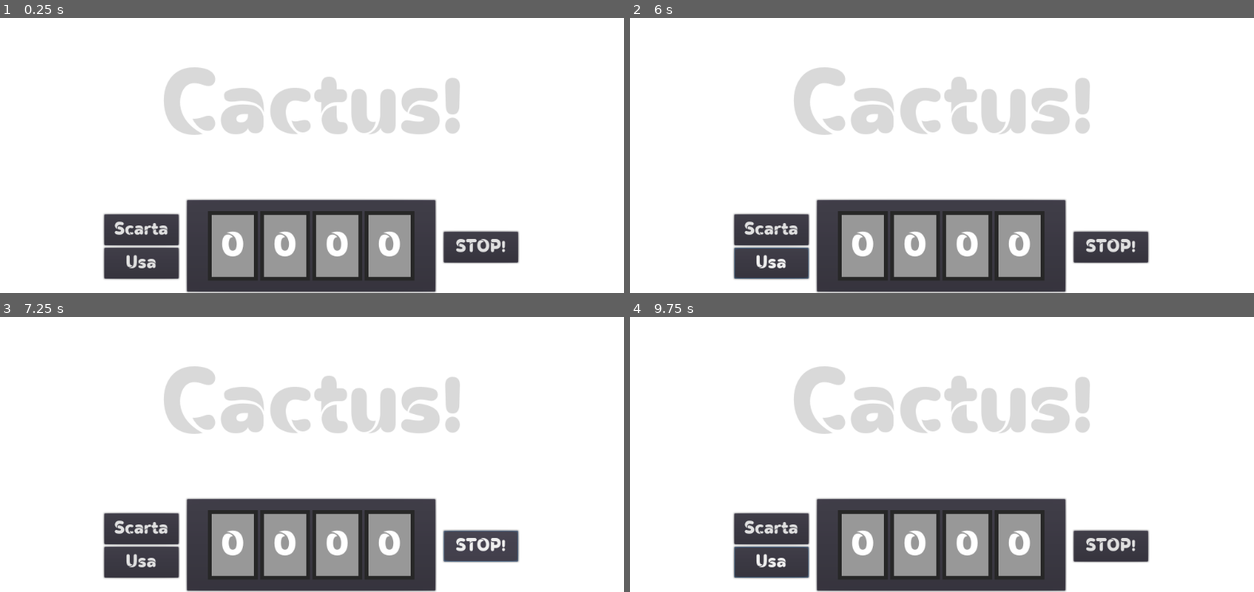
Above: before the commit, frames 1-4 (two rows, left to right).
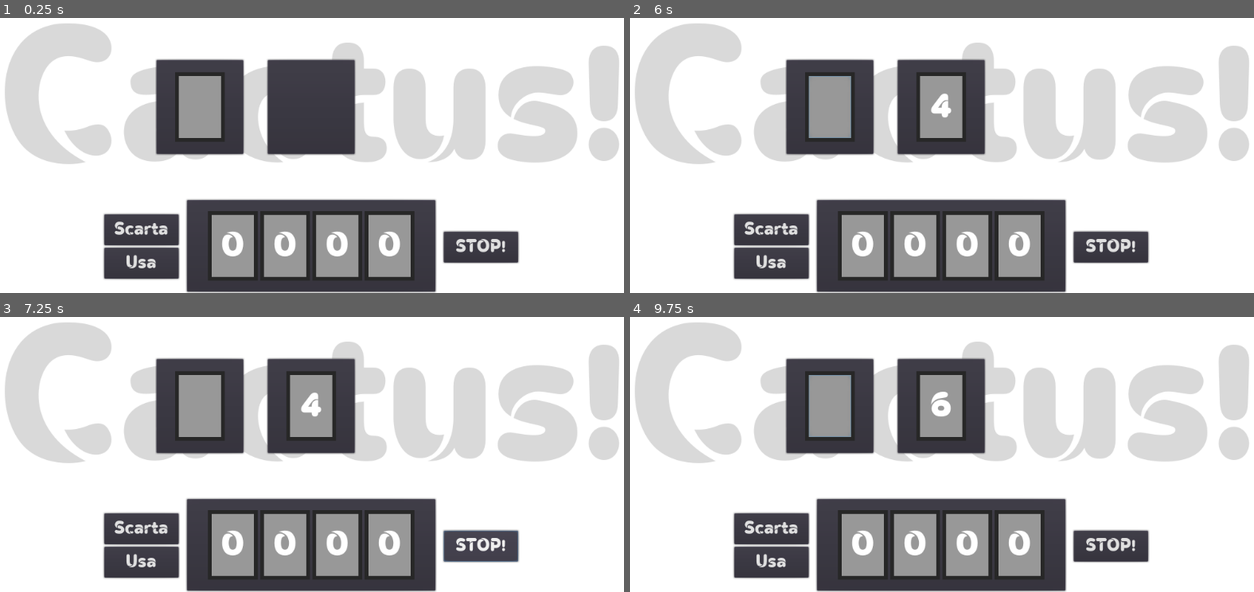
Above: after the commit, the same moments.

Repository: AndreaTerenz/Cactus
Game: Godot game, scene res://Main.tscn
Same seed, same stepped clock (60 frames per second), same inputs: the game is played once before the commit and once after it. The project has no main scene, so this scene is started directly.
Inputs (mouse positions are in pixels of both pictures, inside the frame that each line leads up to):
- Up to frame 1 (0.25 s): no input
- Up to frame 2 (6 s): click (829, 106) at 0.52 s; click "STOP!" at 1.25 s; click "Scarta" at 2 s; click "Usa" at 2.75 s; click "STOP!" at 3.5 s; click "Scarta" at 4.25 s; click "Usa" at 5 s; click (829, 106) at 5.77 s
- Up to frame 3 (7.25 s): click "STOP!" at 6.5 s
- Up to frame 4 (9.75 s): click "Scarta" at 7.25 s; click "Usa" at 8 s; click (829, 405) at 8.77 s; tap Enter at 9.5 s

The runs differ from the first frame. In frame 1, 26% of the frame differs, in the area x 0-100%, y 2-54%; in frame 2, 26%; in frame 3, 26%; in frame 4, 26%.

Commit message:
Basic card drawing mechanism

Diff:
--- a/Card.tscn
+++ b/Card.tscn
@@ -23,16 +23,17 @@
 margin_bottom = -0.200005
 rect_min_size = Vector2( 80, 112 )
 size_flags_horizontal = 6
+size_flags_vertical = 6
 custom_styles/panel = SubResource( 1 )
 script = ExtResource( 1 )
 
 [node name="Label" type="Label" parent="."]
-margin_left = 21.0
+margin_left = 29.0
 margin_top = 27.0
-margin_right = 59.0
+margin_right = 51.0
 margin_bottom = 85.0
 size_flags_horizontal = 4
 custom_fonts/font = SubResource( 2 )
-text = "0"
+text = "-"
 align = 1
 valign = 1
--- a/Main.tscn
+++ b/Main.tscn
@@ -15,6 +15,12 @@
 [sub_resource type="GDScript" id=4]
 script/source = "extends Control
 
+### Automatic References Start ###
+onready var _current_card: PanelContainer = $Current_Card
+### Automatic References Stop ###
+
+export(PackedScene) var card_scn = preload(\"res://Card.tscn\")
+
 var deck := []
 
 func _ready() -> void:
@@ -23,10 +29,20 @@
 
 	randomize()
 	deck.shuffle()
+
+
+func _on_DrawBtn_pressed() -> void:
+	if len(deck) > 0:
+		var card = card_scn.instance()
+
+		card.value = deck.pop_front()
+		card.mode = Card.MODE.SHOWN
+
+		_current_card.add_child(card)
 "
 
 [sub_resource type="DynamicFont" id=1]
-size = 150
+size = 311
 use_mipmaps = true
 use_filter = true
 font_data = ExtResource( 2 )
@@ -42,14 +58,8 @@
 anchor_bottom = 1.0
 
 [node name="Label" type="Label" parent="."]
-anchor_left = 0.5
-anchor_top = 0.5
-anchor_right = 0.5
-anchor_bottom = 0.5
-margin_left = -243.5
-margin_top = -72.5
-margin_right = 243.5
-margin_bottom = 72.5
+anchor_right = 1.0
+anchor_bottom = 1.0
 custom_colors/font_color = Color( 0, 0, 0, 0.145098 )
 custom_fonts/font = SubResource( 1 )
 text = "Cactus!"
@@ -152,3 +162,47 @@
 size_flags_horizontal = 6
 size_flags_vertical = 4
 text = "Usa"
+
+[node name="PanelContainer" type="PanelContainer" parent="."]
+anchor_left = 0.5
+anchor_top = 0.5
+anchor_right = 0.5
+anchor_bottom = 0.5
+margin_left = -251.0
+margin_top = -78.0
+margin_right = -107.0
+margin_bottom = 78.0
+__meta__ = {
+"_edit_group_": true
+}
+
+[node name="Draw_pile" parent="PanelContainer" instance=ExtResource( 1 )]
+anchor_right = 0.0
+anchor_bottom = 0.0
+margin_left = 32.0
+margin_top = 22.0
+margin_right = 112.0
+margin_bottom = 134.0
+mode = 0
+
+[node name="DrawBtn" type="Button" parent="PanelContainer/Draw_pile"]
+margin_left = 6.0
+margin_top = 6.0
+margin_right = 74.0
+margin_bottom = 106.0
+flat = true
+
+[node name="Current_Card" type="PanelContainer" parent="."]
+anchor_left = 0.5
+anchor_top = 0.5
+anchor_right = 0.5
+anchor_bottom = 0.5
+margin_left = -72.0
+margin_top = -78.0
+margin_right = 72.0
+margin_bottom = 78.0
+__meta__ = {
+"_edit_group_": true
+}
+
+[connection signal="pressed" from="PanelContainer/Draw_pile/DrawBtn" to="." method="_on_DrawBtn_pressed"]
